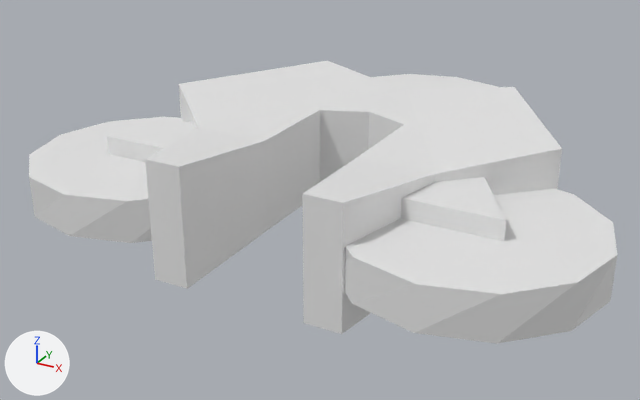
Renders of the OBJ model Nuterra.BlockInjector/Block Resources/MPCamDrone/base.obj from each side of a commit.
One viewpoint serves both versions: a 50 mm lens placed at (0.486, -0.948, 0.426), pointed at (-0.042, 0.012, -0.054). Lighting does not change. The marker at lower left points along +X, +Y and +Z. Where no turn or scale is listed for an object, it has been applied to the vertices.
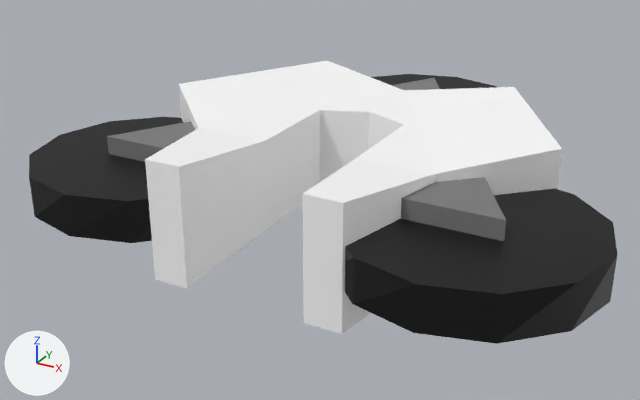
What differs and where, as boxes [x1, y1, x2, y2] in the pictures (640 x 400 px):
```json
{"object": "Cube.003", "change": "surface changed, recoloured", "before": [145, 61, 562, 334], "after": [145, 61, 562, 334]}
{"object": "Cylinder.004", "change": "surface changed", "before": [345, 188, 617, 344], "after": [345, 188, 617, 344], "on screen": "white to black"}
{"object": "Cylinder.006", "change": "surface changed", "before": [29, 117, 184, 243], "after": [29, 117, 184, 243], "on screen": "white to black"}
{"object": "Cube.002", "change": "surface changed", "before": [107, 78, 506, 241], "after": [107, 78, 506, 241], "on screen": "white to grey"}
{"object": "Cylinder.003", "change": "surface changed", "before": [371, 74, 497, 89], "after": [371, 74, 497, 89], "on screen": "white to black"}
```

The change, as JSON lines over the scene's bpy script:
```json
{"op": "add", "block": "img_tex_png", "code": ["img_tex_png = load_image('tex.png', 'tex.png', 16, 16, 'sRGB')"]}
{"op": "remove", "block": "mat_material_004", "code": "mat_material_004.base_color = (0.8, 0.8, 0.8)  # white #e7e7e7"}
{"op": "add", "block": "mat_material_004", "code": "mat_material_004.texture = img_tex_png"}
{"block": "me_cube_003", "where": "me_cube_003.from_pydata(...)  # 46 vertices, 48 faces; spans x -0.27..0.27, y -0.241..0.227, z -0.075..0.075"}
{"op": "remove", "block": "me_cube_003", "code": "me_cube_003.materials.append(mat_material_005)  # white #e7e7e7"}
{"op": "add", "block": "me_cube_003", "code": "me_cube_003.materials.append(mat_material_004)  # picture img_tex_png"}
```
